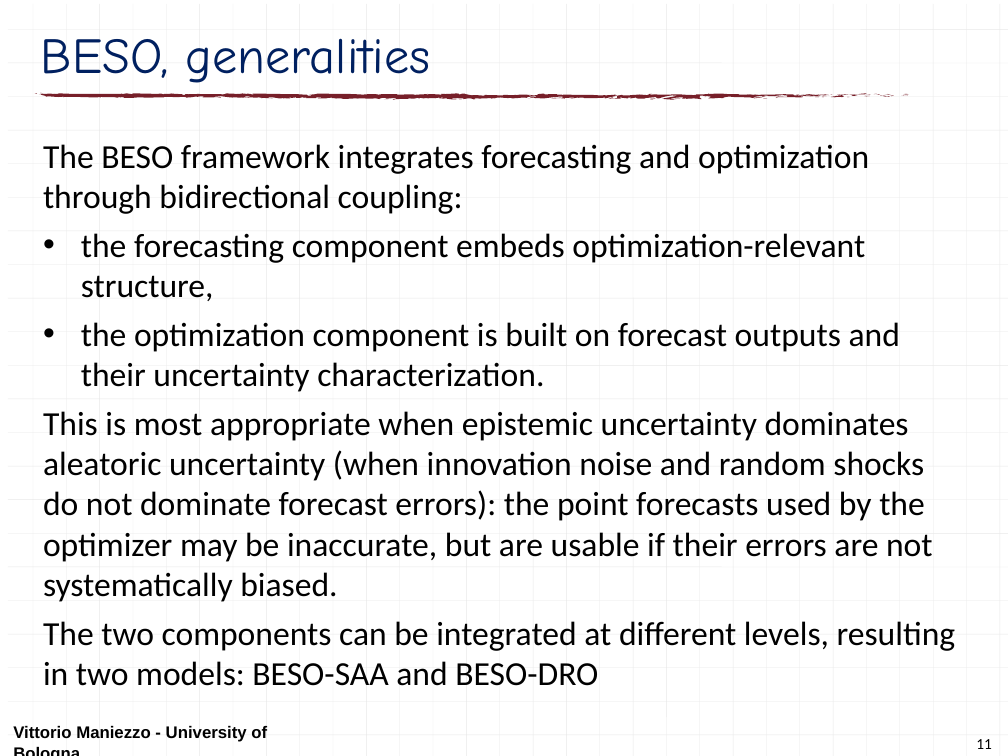
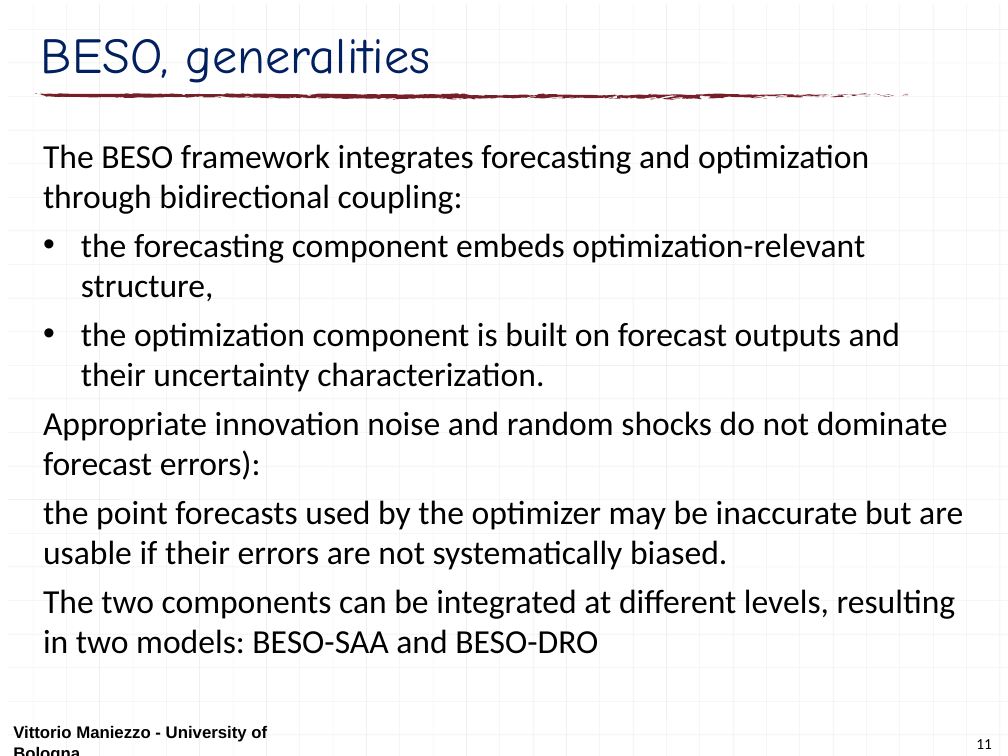
Before and after one commit to maniezzo/GDOforecast, a slide deck: slide 11 of doc/Schedulingseminar/schedulingSeminarXdock.pptx. Drawn at 1008x756 pixels with LibreOffice and Linux fonts; fonts in the diff are those of the drawing. Boxes give left, top, right and bottom in pixels: in the first picture for what was removed or moved away, otherwise in the second. Text is boxed around its words. In the diff, an @@ line names an element or a change of style, - is before the commit and + after.

```diff
--- a/doc/Schedulingseminar/schedulingSeminarXdock.pptx
+++ b/doc/Schedulingseminar/schedulingSeminarXdock.pptx
@@ text at bbox=[43, 411, 963, 570]: text changed @@
-This is most appropriate when epistemic uncertainty dominates aleatoric uncertainty (when innovation noise and random shocks do not dominate forecast errors): the point forecasts used by the optimizer may be inaccurate, but are usable if their errors are not systematically biased.
+Appropriate innovation noise and random shocks do not dominate forecast errors):
+the point forecasts used by the optimizer may be inaccurate but are usable if their errors are not systematically biased.
```
Also in this commit, not shown: 6 other slides changed.
